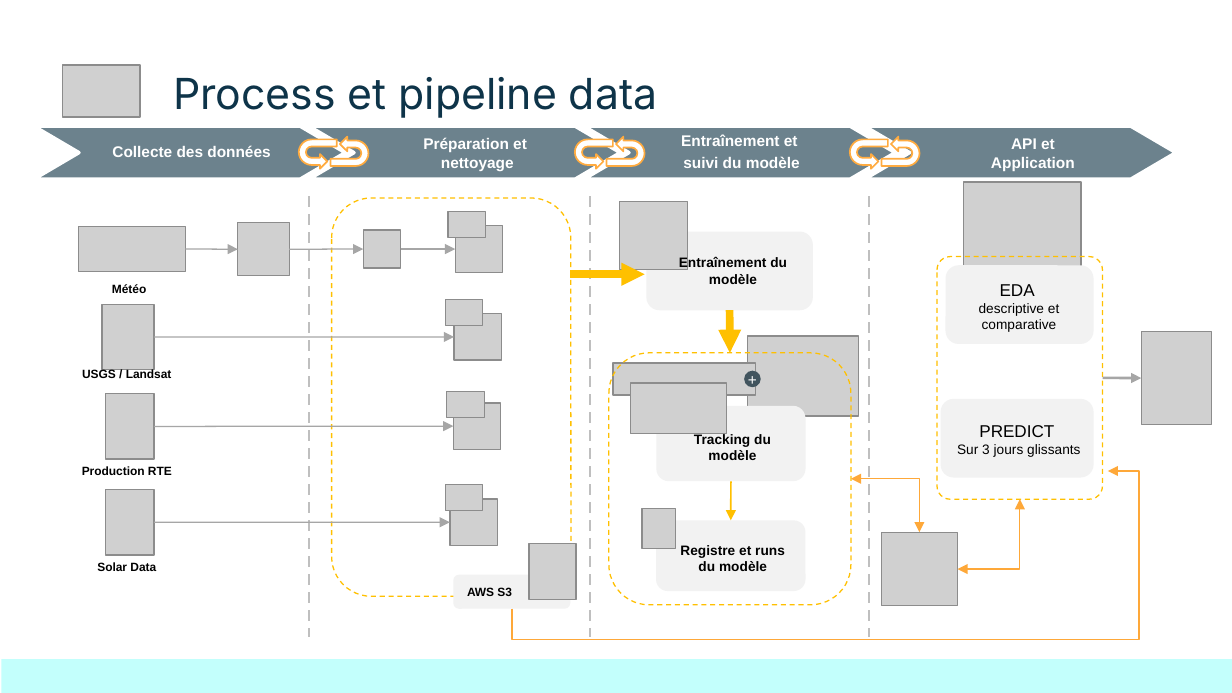
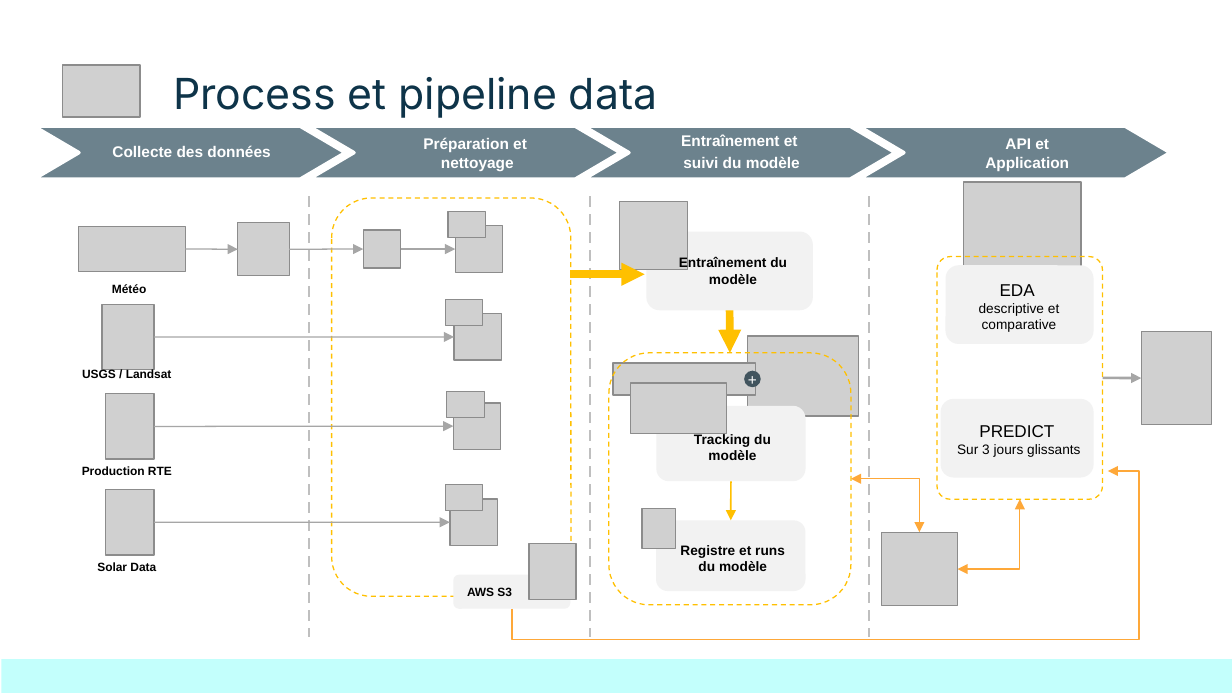
Before and after one commit to Sheikoh/REnergies_efficiency_prediction, a slide deck: slide 5 of presentation/dsfs_ft_36_Projet_REnergies_efficiency_prediction.pptx. Drawn at 1232x693 pixels with LibreOffice and Linux fonts; fonts in the diff are those of the drawing; grey boxes stand for pictures. Boxes give left, top, right and bottom in pixels: in the first picture for what was removed or moved away, otherwise in the second. Text is boxed around its words. In the diff, an @@ line names an element or a change of style, - is before the commit and + after.

```diff
--- a/presentation/dsfs_ft_36_Projet_REnergies_efficiency_prediction.pptx
+++ b/presentation/dsfs_ft_36_Projet_REnergies_efficiency_prediction.pptx
@@ uturn arrow removed at (299, 140, 337, 169) @@
@@ uturn arrow removed at (331, 136, 369, 166) @@
@@ uturn arrow removed at (575, 140, 613, 169) @@
@@ uturn arrow removed at (607, 136, 645, 166) @@
@@ uturn arrow removed at (849, 140, 888, 169) @@
@@ freeform shape "API et": place and size @@
-freeform shape "API et" at (865, 126, 1177, 179)
+freeform shape "API et" at (859, 126, 1170, 179)
@@ uturn arrow removed at (881, 136, 920, 166) @@
```
Also in this commit, not shown: 3 other slides changed.
